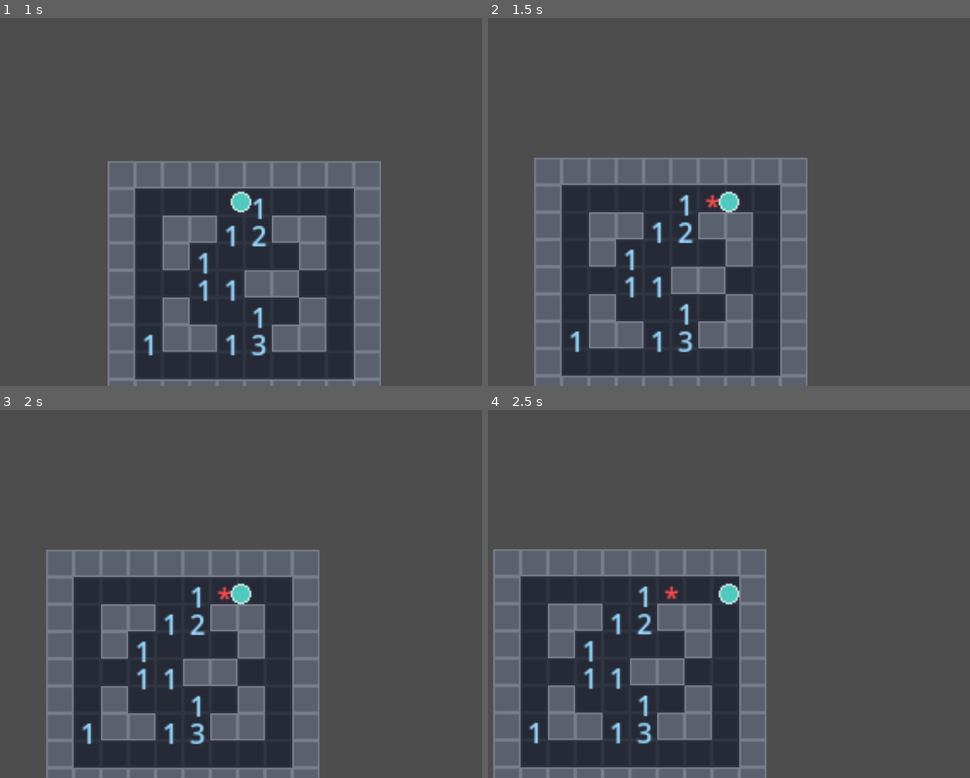
Above: before the commit, frames 1-4 (two rows, left to right).
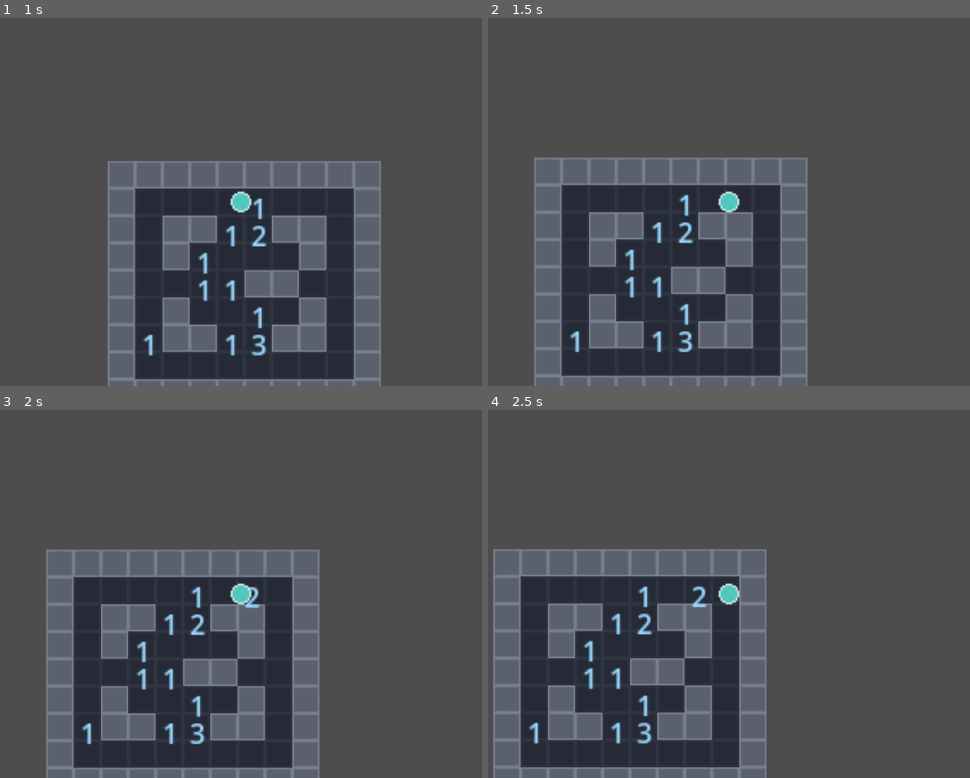
Above: after the commit, the same moments.

Repository: MayraSRS04/Darkfield
Game: Godot game, scene res://scenes/01_juego.tscn
The game is run twice, just before and just after one commit, with the same random seed, the same clock (stepped at 60 frames per second) and the same inputs. This scene is started directly instead of the project's main scene.
Inputs:
- Up to frame 1 (1 s): tap Enter at 0.5 s; hold Right (ui_right) from 0.53 s (still down); tap Space at 0.77 s
- Up to frame 2 (1.5 s): release Right (ui_right) at 1.28 s; hold Down (ui_down) from 1.28 s (still down)
- Up to frame 3 (2 s): keep holding Down (ui_down); tap Space at 1.52 s
- Up to frame 4 (2.5 s): tap Space at 2 s; release Down (ui_down) at 2.03 s; hold Right (ui_right) from 2.03 s (still down)

Frame 1 is identical in both runs. In frame 2, less than 0.1% of the frame differs, in the area x 44-48%, y 47-52%; in frame 3, 0.2%; in frame 4, 0.2%, in the area x 36-46%, y 47-54%.

Commit message:
fix jugador con movimiento al caminar en minas

Diff:
--- a/scenes/juego.gd
+++ b/scenes/juego.gd
@@ -108,18 +108,6 @@
 	_dibujar_overlay()
 
 
-func _physics_process(_delta: float) -> void:
-	if muerto:
-		return
-	var c := _celda_del_jugador()
-	if not mapa.dentro(c.x, c.y):
-		return
-	if tablero.celdas[c.x][c.y]["mina"]:
-		tablero.revelar(c.x, c.y)
-		_dibujar_overlay()
-		_morir()
-
-
 func _morir() -> void:
 	muerto = true
 	GameManager.morir()
